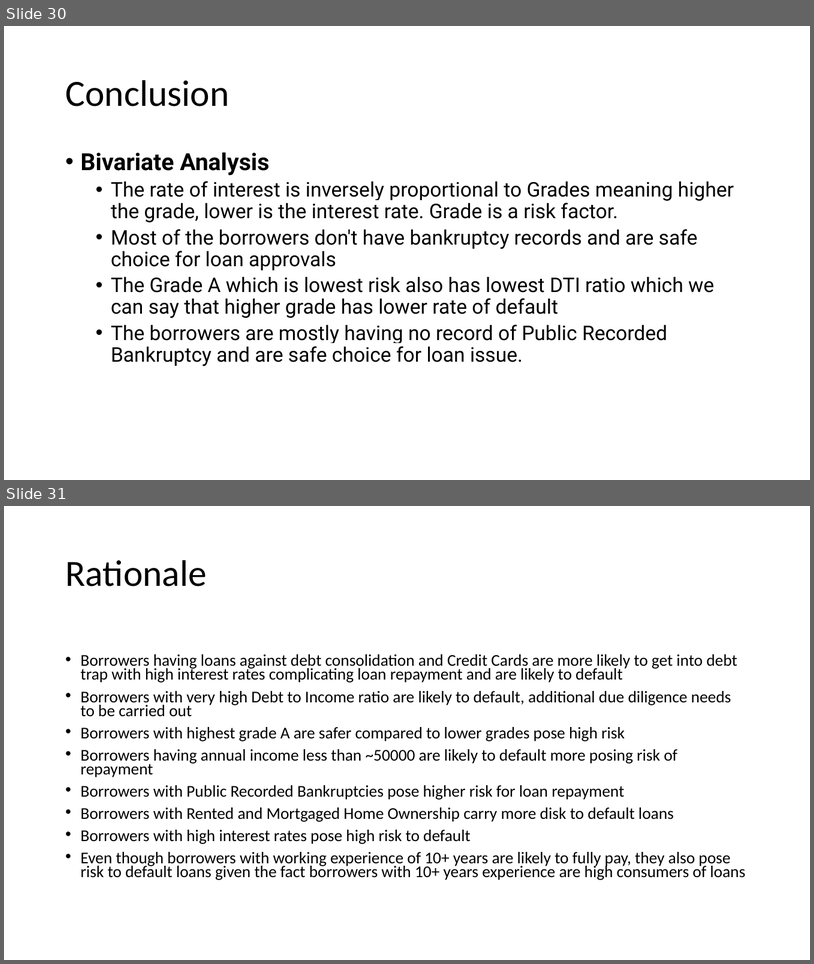
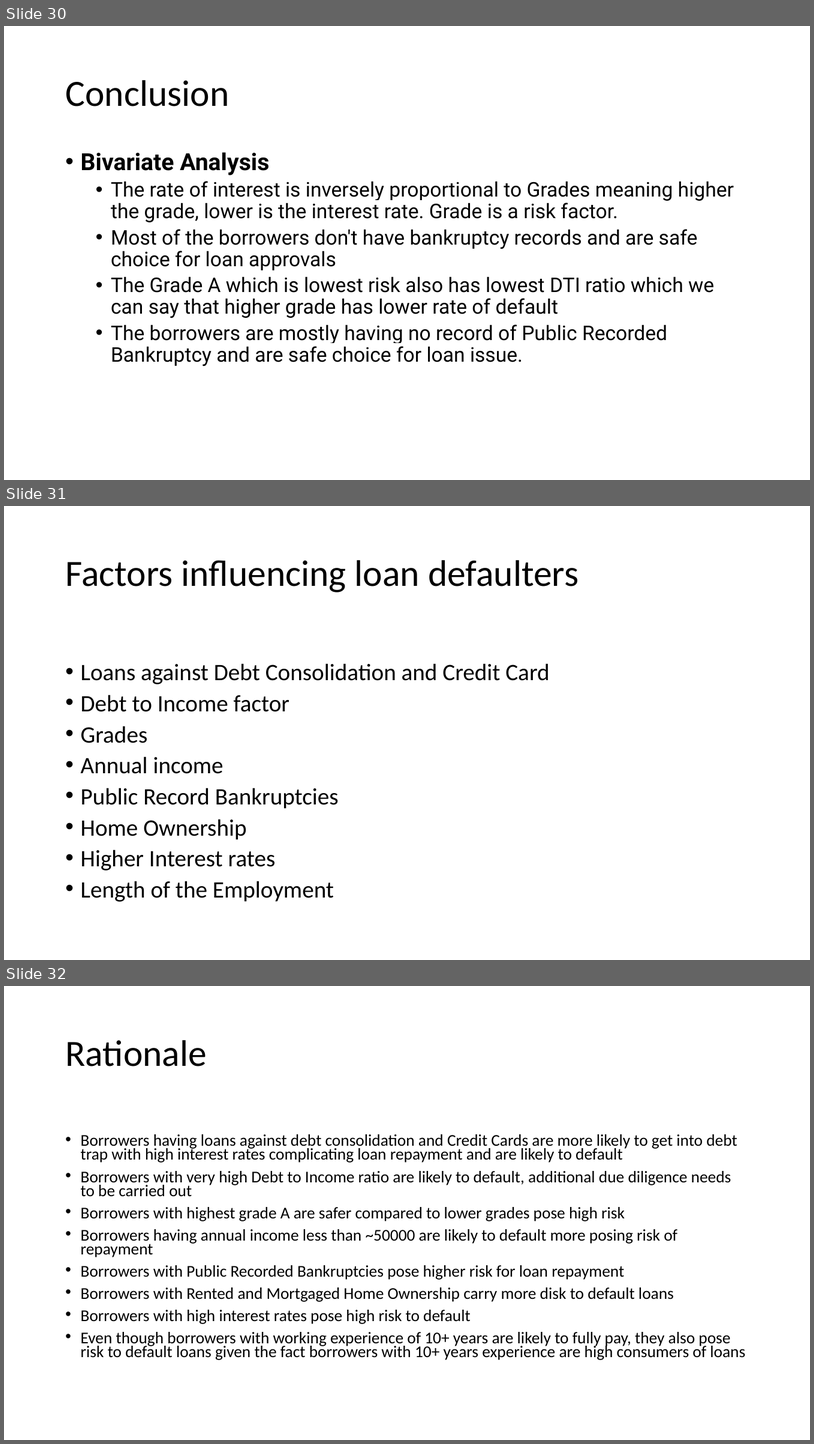
Before and after one commit to vjereme/Lending_Club_CaseStudy, a slide deck: Lending_Club_CaseStudy_Syed_Jereme.pptx. Shown one above the other, each under a label of ours: slides 30 and 31 before the commit, slides 30, 31 and 32 after it. The pictures are 814x964 and 814x1444 pixels, drawn with LibreOffice and Linux fonts; fonts in the diff are those of the drawing. Boxes give left, top, right and bottom in pixels: in the first picture for what was removed or moved away, otherwise in the second. Text is boxed around its words. In the diff, an @@ line names an element or a change of style, - is before the commit and + after.

```diff
--- a/Lending_Club_CaseStudy_Syed_Jereme.pptx
+++ b/Lending_Club_CaseStudy_Syed_Jereme.pptx
@@ slide 31 added at [4, 506, 810, 960], background #FFFFFF @@
@@ title added at [65, 560, 579, 592], 44 pt, text #000000 @@
+Factors influencing loan defaulters
@@ text added at [81, 663, 549, 901], 28 pt, text #000000 @@
+• Loans against Debt Consolidation and Credit Card
+• Debt to Income factor
+• Grades
+• Annual income
+• Public Record Bankruptcies
+• Home Ownership
+• Higher Interest rates
+• Length of the Employment
@@ what was slide 31 is now slide 32 @@
```
